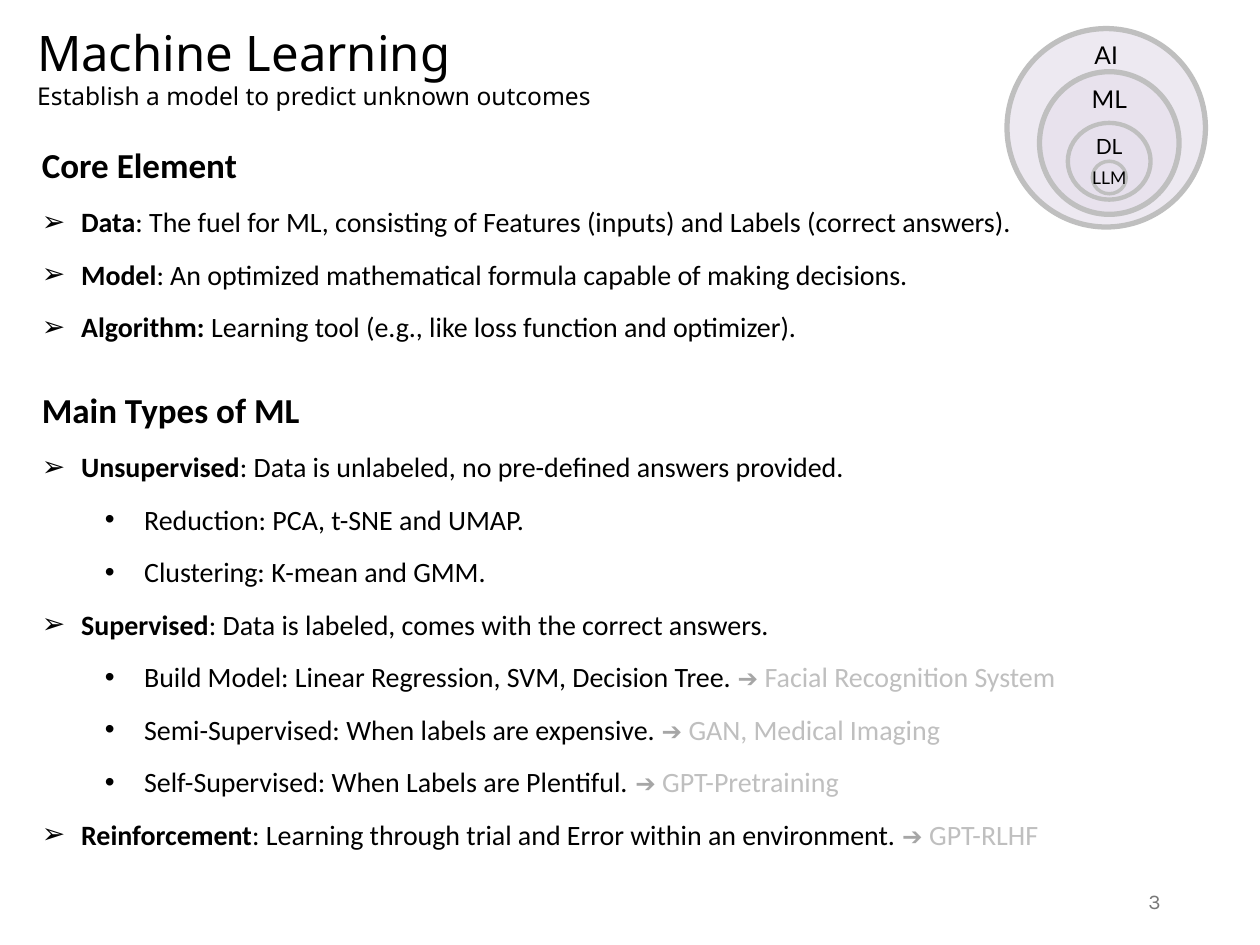
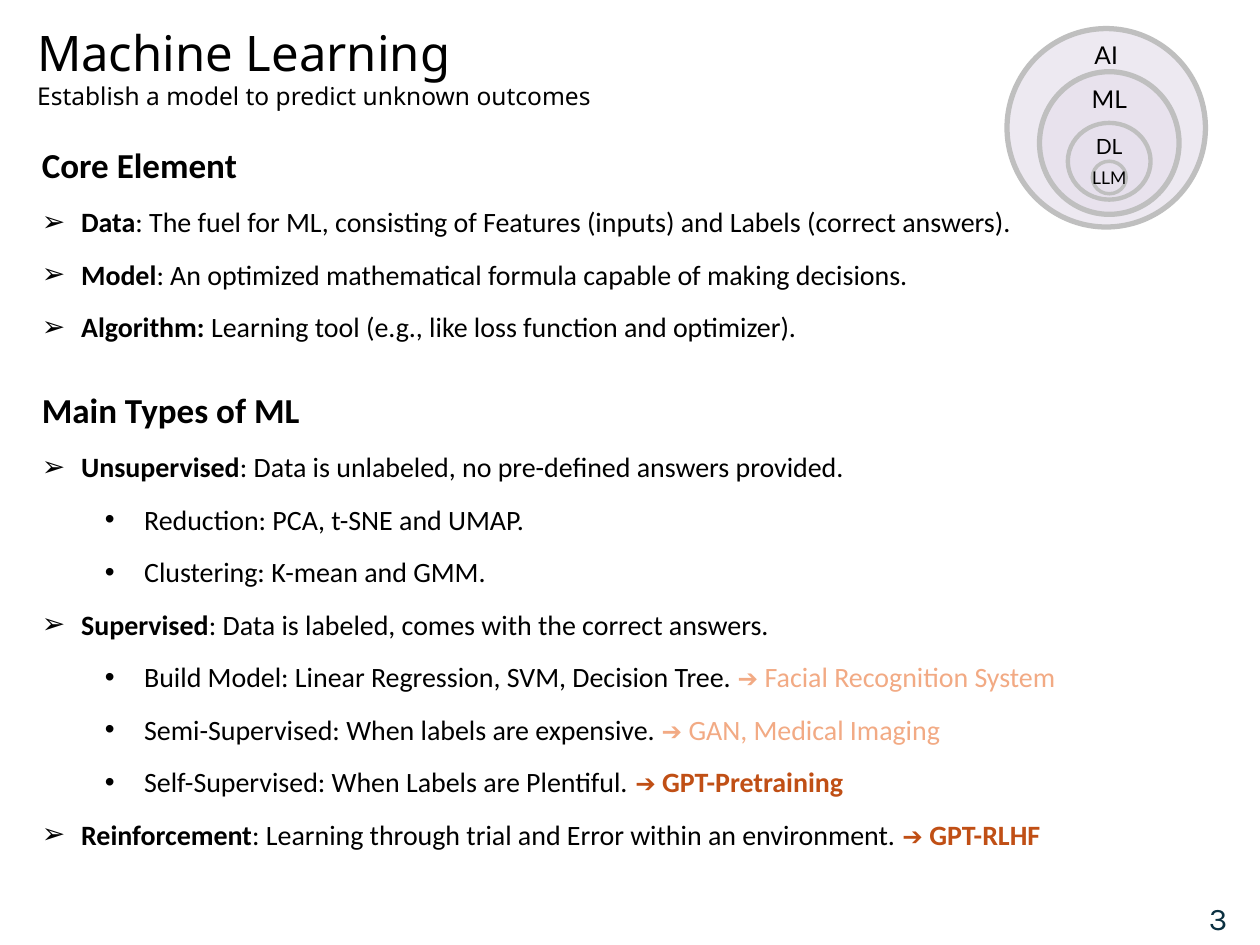
Before and after one commit to navibator/crazy-ai, a slide deck: slide 4 of gemma-v4-0914.pptx. Drawn at 1260x945 pixels with LibreOffice and Linux fonts; fonts in the diff are those of the drawing; background and template pictures are left out. Boxes give left, top, right and bottom in pixels: in the first picture for what was removed or moved away, otherwise in the second. Text is boxed around its words. In the diff, an @@ line names an element or a change of style, - is before the commit and + after.

```diff
--- a/gemma-v4-0914.pptx
+++ b/gemma-v4-0914.pptx
@@ text at box(81, 667, 1056, 850): text colour #A6A6A6 to #F2AA84, text colour #A6A6A6 to #C04F15 in "➔", "➔"; text colour #BFBFBF to #F2AA84 in "Facial Recognition System", "GAN, Medical Imaging"; text colour #BFBFBF to #C04F15, bold on in "GPT-Pretraining", "GPT-RLHF" @@
@@ page number: place and size @@
-page number at box(1148, 895, 1160, 909)
+page number at box(1209, 910, 1228, 931)
@@ page number at box(1209, 910, 1228, 931): size 12 to 18 pt, text colour #797979 to #0B3041; alignment right to left @@
```
Also in this commit, not shown: 35 other slides changed, 1 other file.
